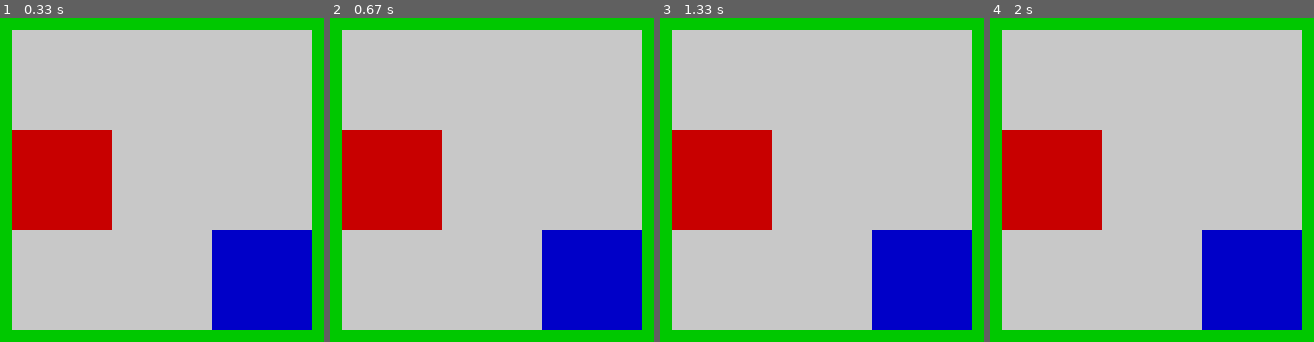
Above: before the commit, frames 1-4 (left to right).
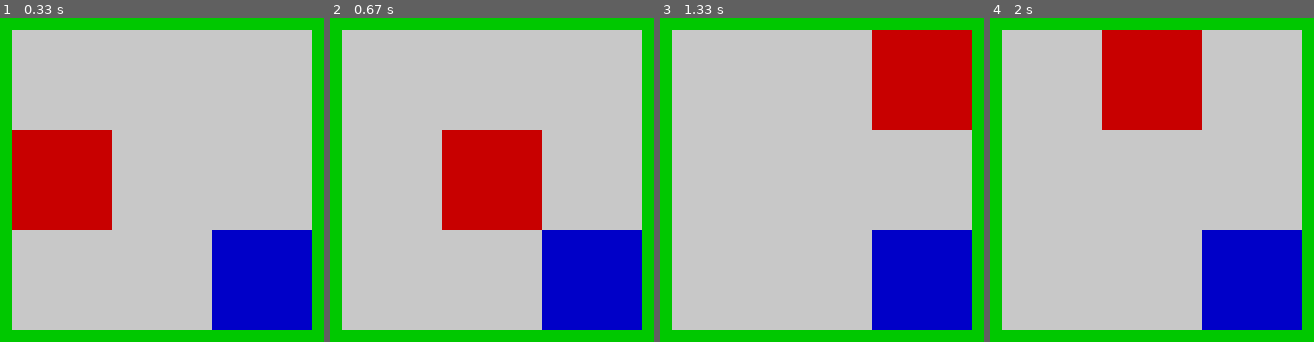
Above: after the commit, the same moments.

Repository: YarikTH/pygame_sandbox
Game: pygame game, started from main.py
Two runs of this game, one before a commit and one after it. Both use one fixed random seed, a clock stepped at 60 frames per second and the inputs below.
Inputs:
- Up to frame 1 (0.33 s): no input
- Up to frame 2 (0.67 s): hold D from 0.33 s (still down)
- Up to frame 3 (1.33 s): release D at 0.8 s; hold W 0.83-1.13 s; hold D from 1.17 s (still down)
- Up to frame 4 (2 s): release D at 1.63 s; hold A from 1.67 s (still down)

Frame 1 is identical in both runs. In frame 2, 19% of the frame differs, in the area x 3-66%, y 34-66%; in frame 3, 19%; in frame 4, 19%.

Commit message:
add player movement with keyboard

Diff:
--- a/main.py
+++ b/main.py
@@ -1,6 +1,7 @@
 import sys
 import pygame
 import numpy as np
+import glm
 from enum import Enum
 
 
@@ -11,11 +12,28 @@
     DIAMOND = 3
 
 
+class Direction(Enum):
+    NONE = -1
+    TOP = 0
+    RIGHT = 1
+    DOWN = 2
+    LEFT = 3
+
+
 cell_type_colors = {
     CellType.FLOOR: (200, 200, 200),
     CellType.WALL: (0, 200, 0),
     CellType.PLAYER: (200, 0, 0),
     CellType.DIAMOND: (0, 0, 200),
+}
+
+
+direction_offsets = {
+    Direction.NONE:  glm.vec2(0,  0),
+    Direction.TOP:   glm.vec2(-1, 0),
+    Direction.RIGHT: glm.vec2(0,  1),
+    Direction.DOWN:  glm.vec2(1,  0),
+    Direction.LEFT:  glm.vec2(0,  -1),
 }
 
 
@@ -30,15 +48,52 @@
 
 CELL_SIZE = 50
 WINDOW_HEIGHT, WINDOW_WIDTH = tuple(x * CELL_SIZE for x in game_map.shape)
+player_pos = glm.vec2(2, 1)
+
+
+def game_map_element(pos):
+    return game_map[int(pos.x), int(pos.y)]
+
+
+def set_game_map_element(pos, value):
+    game_map[int(pos.x), int(pos.y)] = value
 
 
 def main():
+    global player_pos
+    global game_map
+
     pygame.init()
     drawing_surface = pygame.display.set_mode((WINDOW_WIDTH, WINDOW_HEIGHT))
     BLACK = (0, 0, 0)
     drawing_surface.fill(BLACK)
 
-    while True:
+    running = True
+
+    while running:
+        for event in pygame.event.get():
+            print(event)
+            if event.type == pygame.QUIT:
+                running = False
+            elif event.type == pygame.KEYDOWN:
+                direction = Direction.NONE
+                if event.key == pygame.K_w:
+                    direction = Direction.TOP
+                elif event.key == pygame.K_a:
+                    direction = Direction.LEFT
+                elif event.key == pygame.K_s:
+                    direction = Direction.DOWN
+                elif event.key == pygame.K_d:
+                    direction = Direction.RIGHT
+
+                if direction != Direction.NONE:
+                    player_target_pos = player_pos + direction_offsets[direction]
+                    player_target_cell = game_map_element(player_target_pos)
+                    if player_target_cell != CellType.WALL:
+                        set_game_map_element(player_pos, CellType.FLOOR)
+                        set_game_map_element(player_target_pos, CellType.PLAYER)
+                        player_pos = player_target_pos
+
         draw_grid(drawing_surface)
         for event in pygame.event.get():
             if event.type == pygame.QUIT:
